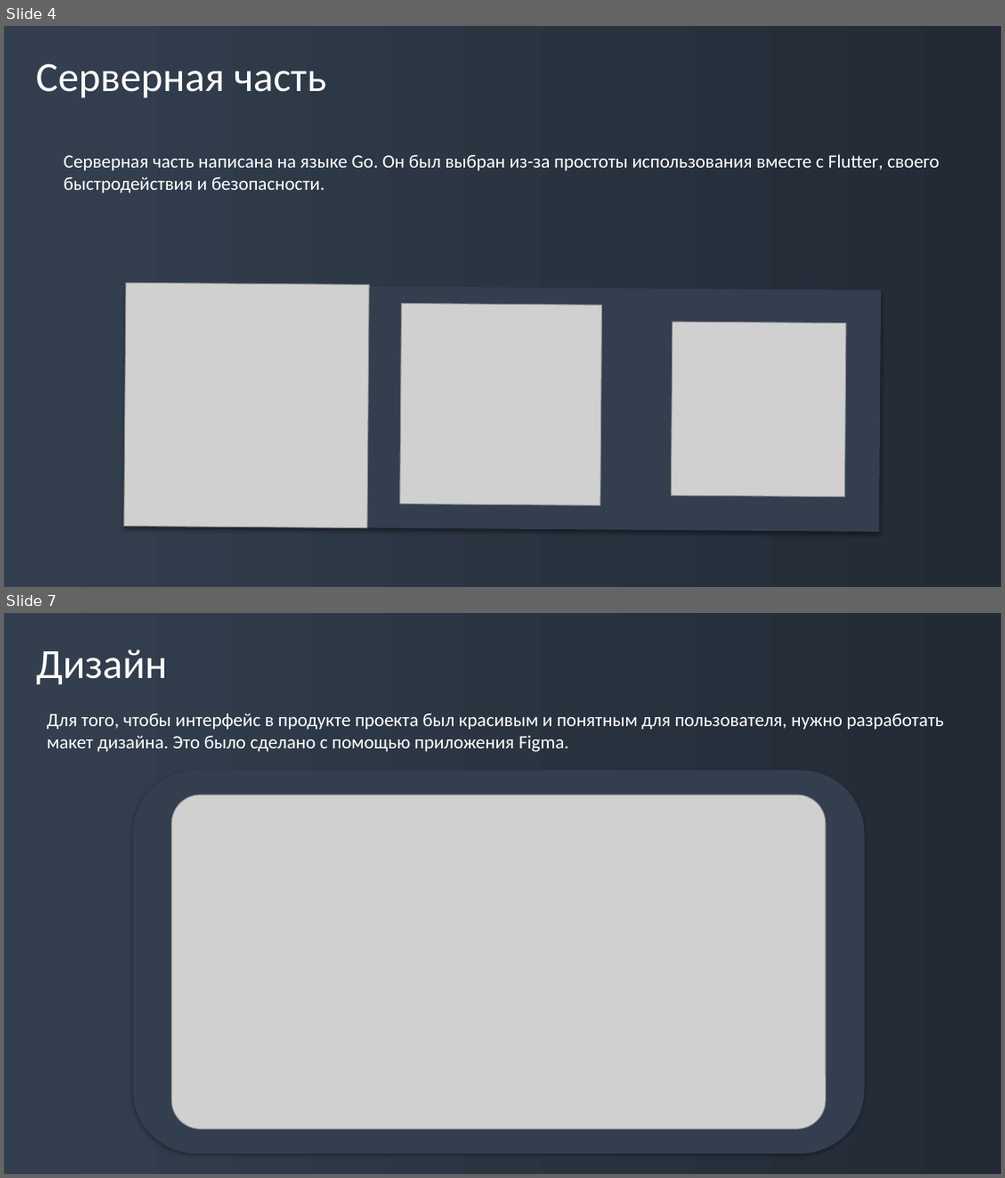
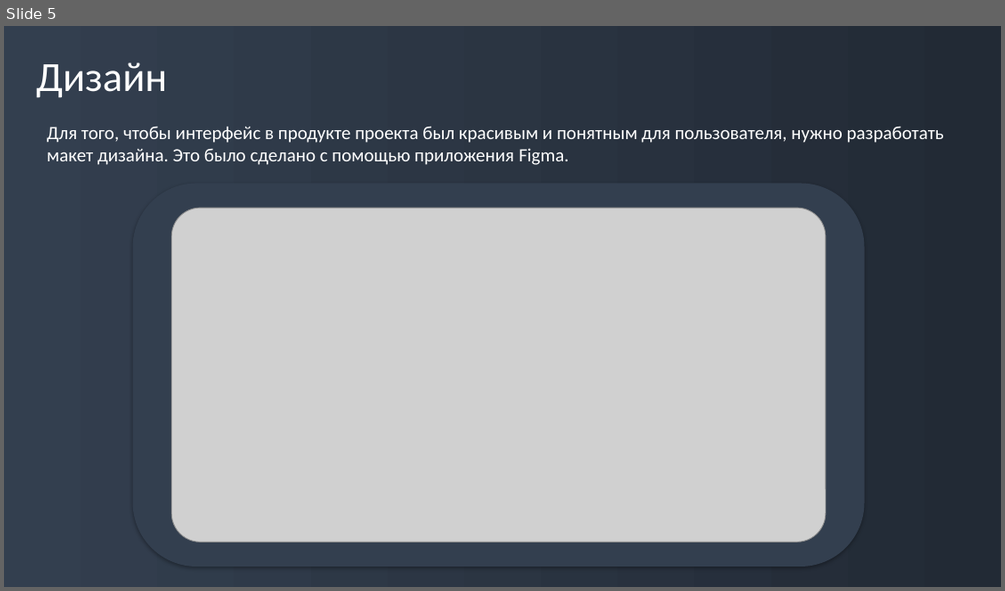
Before and after one commit to Vadimych1/Travel-Manager, a slide deck: Info/School Project/Presentation.pptx. Shown one above the other, each under a label of ours: slides 4 and 7 before the commit, slide 5 after it; the slides between them are not shown. The pictures are 1005x1178 and 1005x591 pixels, drawn with LibreOffice and Linux fonts; fonts in the diff are those of the drawing; grey boxes stand for pictures; background and template pictures are left out. Boxes give left, top, right and bottom in pixels: in the first picture for what was removed or moved away, otherwise in the second. Text is boxed around its words. In the diff, an @@ line names an element or a change of style, - is before the commit and + after.

```diff
--- a/Info/School Project/Presentation.pptx
+++ b/Info/School Project/Presentation.pptx
@@ slide 4 removed at (4, 26, 1001, 587), background gradient #333F50 to #222A35 @@
@@ text removed at (36, 63, 326, 98) @@
-Серверная часть
@@ text removed at (64, 154, 939, 193) @@
-Серверная часть написана на языке Go. Он был выбран из-за простоты использования вместе с Flutter, своего быстродействия и безопасности.
@@ group removed at (125, 286, 881, 529): 3 pictures, 1 rectangle @@
@@ what was slide 7 is now slide 5 @@
```
Also in this commit, not shown: 5 slides changed, 5 slides added, 2 other slides removed, 18 other files.
